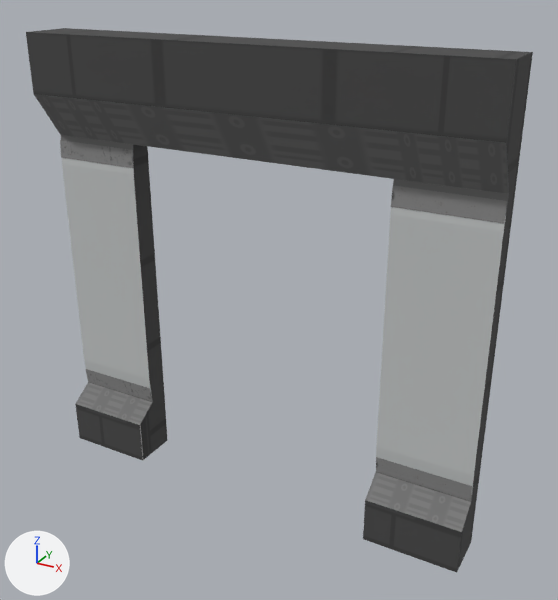
Renders of the FBX model Workfiles/LevelDesign/Lobby/LobbyMapMain/SM_ModularShipInterior_WallDoor1.fbx from each side of a commit.
Before and after are seen from a camera (50 mm lens) standing at (1.54, -1.68, 2.27) and looking at (0.11, 0.93, 0.96). Every picture has the same lights, and +X, +Y and +Z are marked at lower left. The first picture is the older version. Where no turn or scale is listed for an object, it has been applied to the vertices.

Script lines for the objects in view, before the commit:
```python
mat_mi_bridge = principled_material('MI_Bridge')
mat_mi_bridge.texture = img_t_trim_shipinterior_basecolor_png
mat_mi_bridge.roughness = 1.0
me_plane_015 = bpy.data.meshes.new('Plane.015')
me_plane_015.from_pydata(...)  # 80 vertices, 66 faces; spans x -1.0..1.0, y 0.77..1.0, z 0.0..2.0
me_plane_015.materials.append(mat_mi_bridge)  # picture img_t_trim_shipinterior_basecolor_png
ob_walldoorframe = bpy.data.objects.new('WallDoorFrame', me_plane_015)
ob_walldoorframe.location = (0.0, 0.0, 0.0)
```
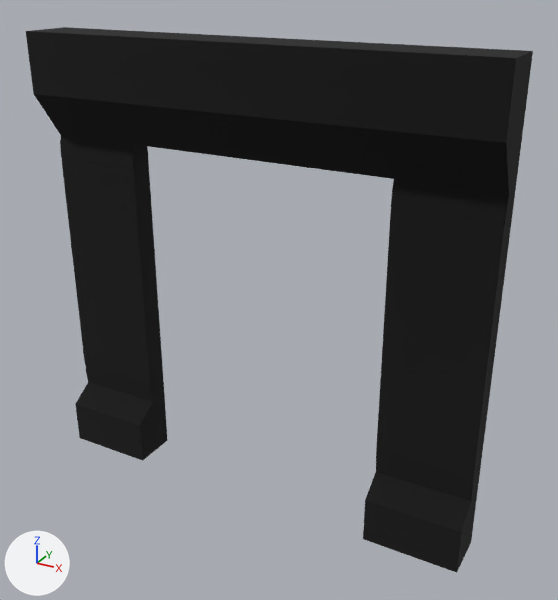
Boxes (x1, y1, x2, y2) around the edits, measured in the pictures (558 x 600 px):
'WallDoorFrame', surface changed (darker): (26, 28, 533, 573) in both

What the commit changed:
In material 'MI_Bridge' (mat_mi_bridge), texture is no longer img_t_trim_shipinterior_basecolor_png.
In material 'MI_Bridge' (mat_mi_bridge), base_color is now set to (0.00306, 0.00306, 0.00306), black #0a0a0a.
